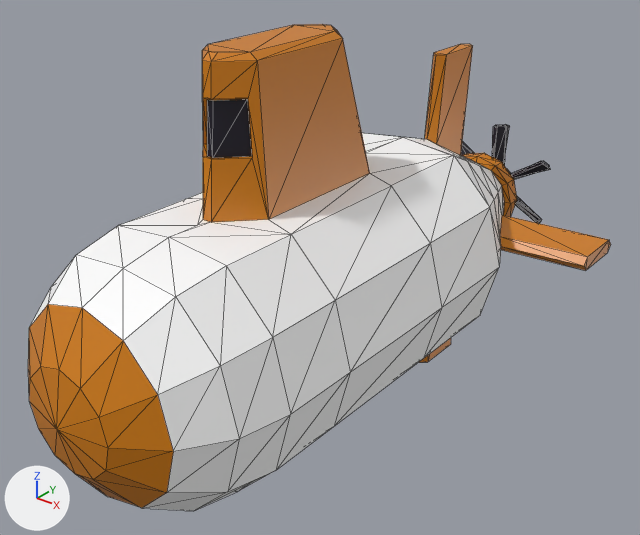
A saved change to the glTF model Mesh_Assets_Blender/submarine.glb.
Camera for both pictures: a 50 mm camera at (5.97, -7.16, 4.81) aimed at (-0.13, 0.47, 0.08). Lighting does not change. The marker at lower left points along +X, +Y and +Z. Mesh edges are drawn as thin lines. Where no turn or scale is listed for an object, it has been applied to the vertices. Vertices at the same position are counted once.

Script lines for the objects in view, before the commit:
```python
mat_hullcolour = principled_material('hullcolour')
mat_hullcolour.base_color = (1.0, 1.0, 1.0)  # white #ffffff
me_sphere_001 = bpy.data.meshes.new('Sphere.001')
me_sphere_001.from_pydata(...)  # 237 vertices, 470 faces; spans x -2.31..2.31, y -3.5..4.2, z -2.31..3.01
# faces by material slot: [246, 218, 6]
me_sphere_001.materials.append(mat_hulldetail)  # orange #d17c00
me_sphere_001.materials.append(mat_hullcolour)  # white #ffffff
me_sphere_001.materials.append(mat_prop)  # black #0b051b
# before: 145 (-0.45, -1.08, 1.38), 148 (0.45, -1.08, 1.38) at pixel (268, 219), 149 (0.06, -1.49, 1.38) at pixel (211, 222), 150 (-0.06, -1.49, 1.38) at pixel (202, 219), 163 (0.75, -2.0, 1.3) at pixel (226, 265)
# before: 181 (-0.75, -2.0, 1.3) at pixel (118, 225), 183 (0.0, -2.0, 1.38) at pixel (168, 237), 215 (0.75, -1.08, 1.3) at pixel (291, 234), 233 (-0.75, -1.08, 1.3) at pixel (185, 199), 236 (0.0, -1.63, 1.38) at pixel (197, 225)
me_sphere_002 = bpy.data.meshes.new('Sphere.002')
me_sphere_002.from_pydata(...)  # 91 vertices, 178 faces; spans x -0.83..0.83, y 0.0..0.84, z -0.91..0.91
# faces by material slot: [148, 30]
me_sphere_002.materials.append(mat_prop)  # black #0b051b
me_sphere_002.materials.append(mat_propshaft)  # brown #5d5138
ob_propeller = bpy.data.objects.new('propeller', me_sphere_002)
ob_propeller.location = (0.0, 4.18, 0.0)
ob_submarine = bpy.data.objects.new('submarine', me_sphere_001)
ob_submarine.location = (0.0, 0.0, 0.0)
```
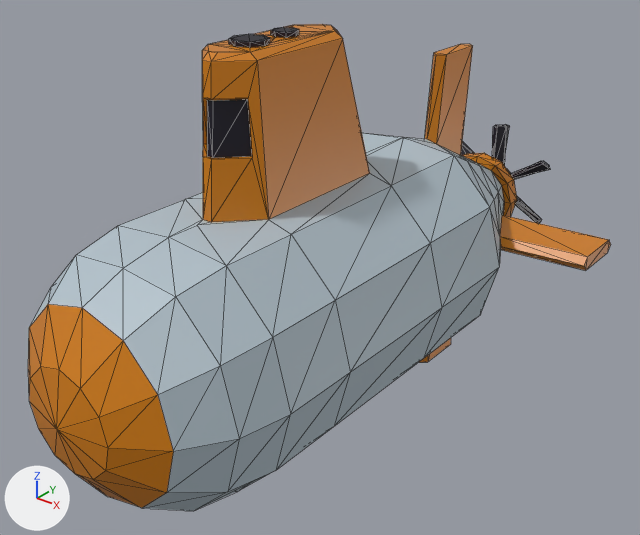
Where the change shows, as pixel boxes [x1, y1, x2, y2] in the pictures (640 x 535 px; the box of a moved part takes in the faces that stretch with it):
'submarine', recoloured, reshaped (white to grey): [28, 24, 611, 511] in both
part 1 of me_sphere_001, moved or reshaped: [462, 156, 504, 215] in both
part 2 of me_sphere_001, moved or reshaped: [362, 133, 501, 265] in both
part 3 of me_sphere_001, built on: [208, 25, 334, 52] in both
part 4 of me_sphere_001, moved or reshaped: [119, 199, 291, 266] in both

Diff of the bpy script that builds the scene:
```diff
--- a/Mesh_Assets_Blender/submarine.glb.py
+++ b/Mesh_Assets_Blender/submarine.glb.py
@@ mat_hullcolour @@
 mat_hullcolour = principled_material('hullcolour')
-mat_hullcolour.base_color = (1.0, 1.0, 1.0)  # white #ffffff
+mat_hullcolour.base_color = (0.45, 0.54, 0.6)  # light grey #b3c2cb
@@ me_sphere_001 @@
 # used by ob_submarine; location = (0.0, 0.0, 0.0)
 # verts and faces of me_sphere_001; kept vertices keep their numbers, new ones are numbered from 237
-me_sphere_001.from_pydata(...)  # 237 vertices, 470 faces; spans x -2.31..2.31, y -3.5..4.2, z -2.31..3.01
+me_sphere_001.from_pydata(...)  # 271 vertices, 538 faces; spans x -2.31..2.31, y -3.5..4.2, z -2.31..3.06
+# me_sphere_001 part 1
+# 34 faces are deleted
+# 10 new faces join them, mat_hulldetail (orange #d17c00)
+# 24 new faces join them, mat_hullcolour (light grey #b3c2cb)
+# me_sphere_001 part 2
+# 32 faces are deleted
+# 32 new faces join them, mat_hullcolour (light grey #b3c2cb)
+# me_sphere_001 part 3
+# 2 faces are deleted
+# 18 vertices are added at x -0.2..0.2, y -0.99..-0.11, z 3.01
+# 16 new vertices lie (0.0, 0.0, 0.05) away from vertices in x -0.2..0.2, y -0.99..-0.11, z 3.01
+# 24 new faces join them, mat_hulldetail (orange #d17c00)
+# 46 new faces join them, mat_prop (black #0b051b)
+# me_sphere_001 part 4
+delete_faces([(148, 149, 215), (149, 236, 183), (163, 215, 183), (149, 183, 215), (145, 233, 181), (181, 183, 236)])
+delete_faces([(145, 236, 150), (145, 181, 236)])
+faces += [(148, 149, 236), (163, 236, 183), (148, 163, 215), (148, 236, 163), (145, 233, 150), (181, 183, 233)]  # mat_hullcolour (light grey #b3c2cb)
+faces += [(150, 183, 236), (150, 233, 183)]  # mat_hullcolour (light grey #b3c2cb)
 me_sphere_001.materials.append(mat_hulldetail)
```
